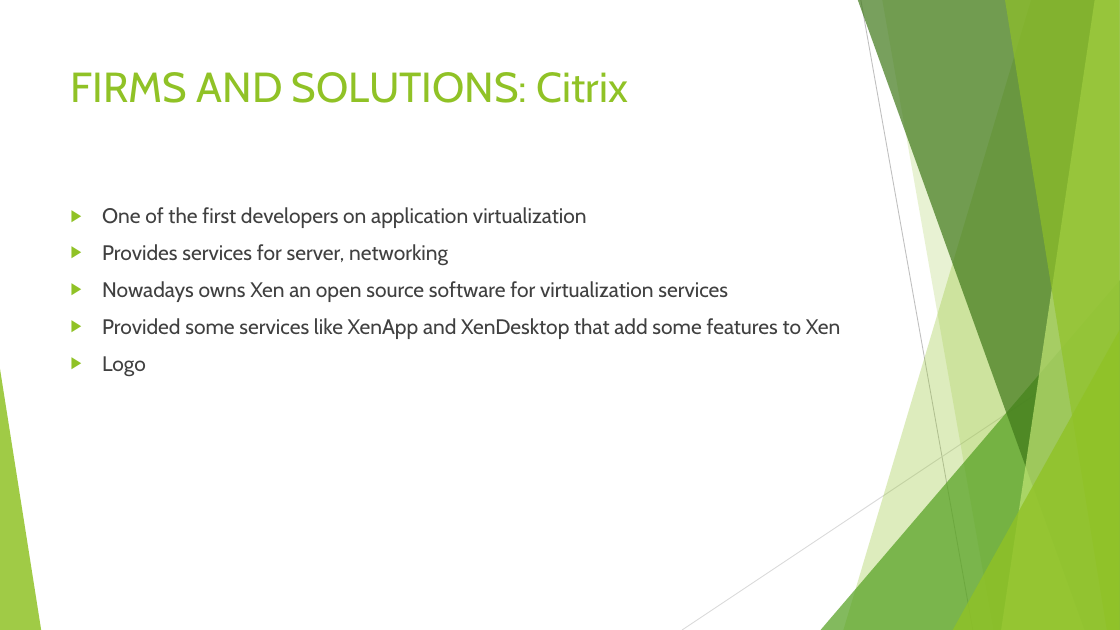
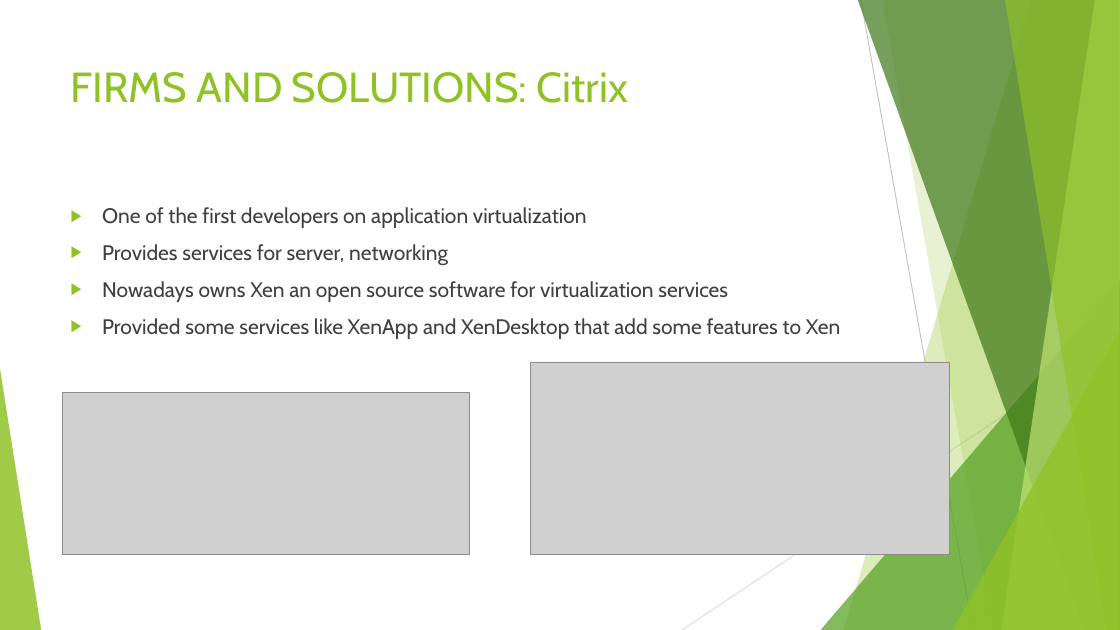
Before and after one commit to SergioFaya/OS, a slide deck: slide 3 of Teamwork OS/MySlides.pptx (slide 4 before the commit). Drawn at 1120x630 pixels with LibreOffice and Linux fonts; fonts in the diff are those of the drawing; grey boxes stand for pictures. Boxes give left, top, right and bottom in pixels: in the first picture for what was removed or moved away, otherwise in the second. Text is boxed around its words. In the diff, an @@ line names an element or a change of style, - is before the commit and + after.

```diff
--- a/Teamwork OS/MySlides.pptx
+++ b/Teamwork OS/MySlides.pptx
@@ text at [102,356,146,376]: paragraph removed @@
-▶ Logo
@@ picture added at [531,362,949,555] @@
@@ picture added at [62,392,469,555] @@
```
Also in this commit, not shown: 4 other slides changed, 1 slide added, 1 slide removed, 1 other file.
